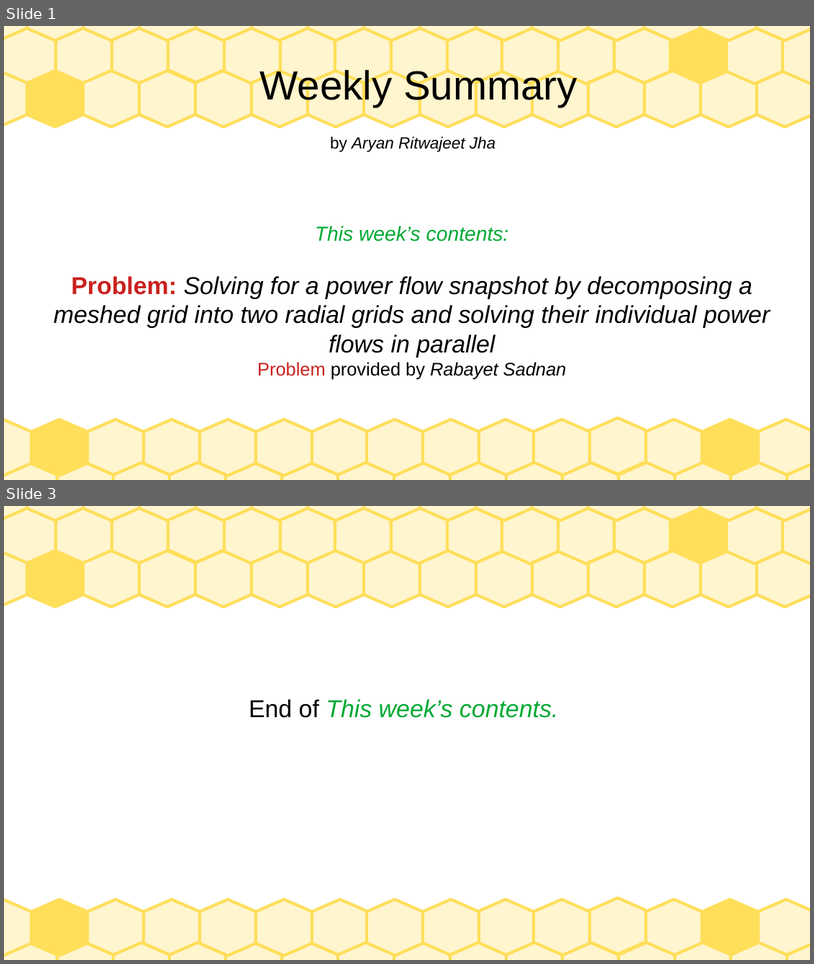
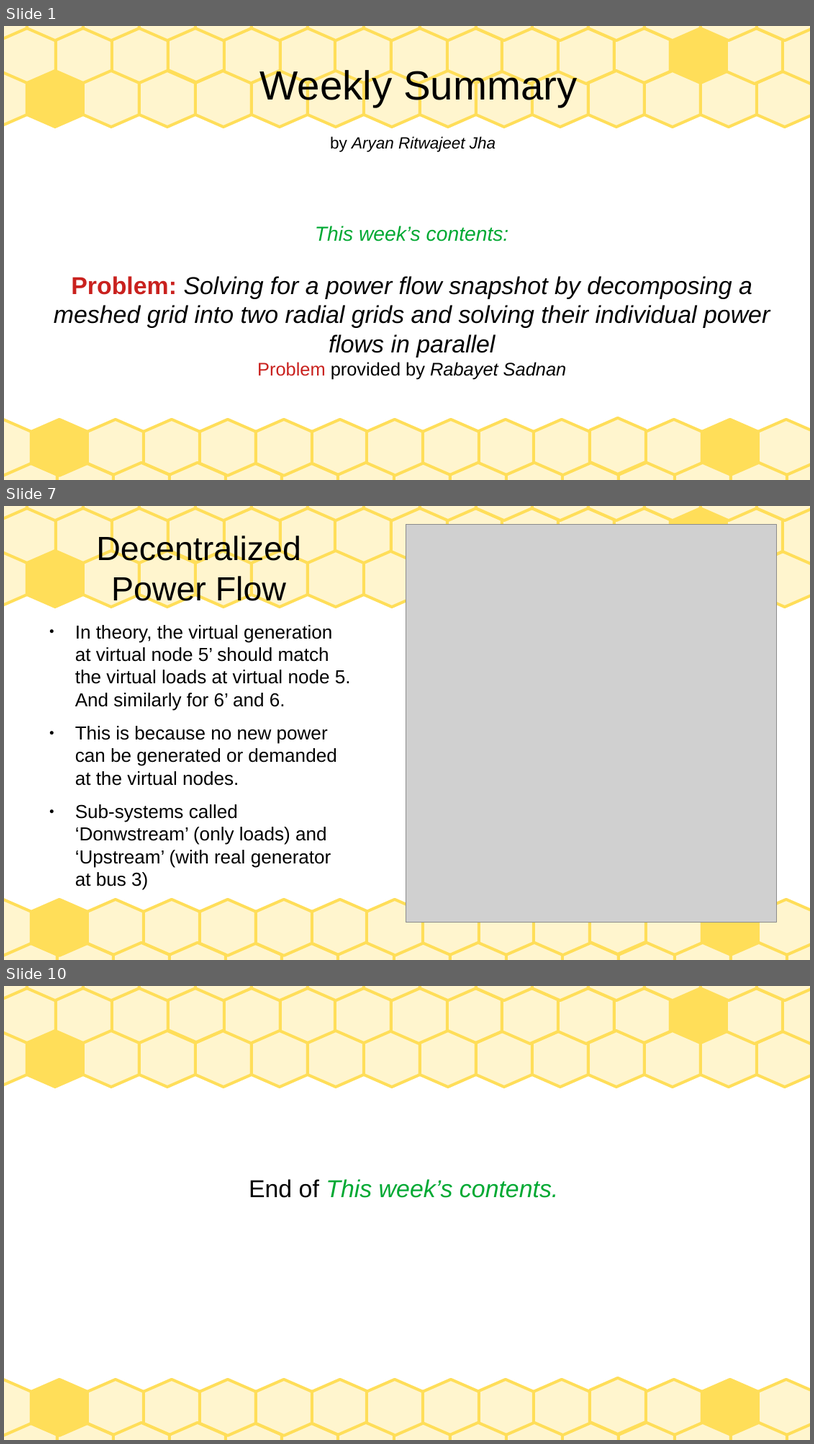
Before and after one commit to Realife-Brahmin/OriginalDocsHub, a slide deck: research_showcase/weeklyPresentation_aryan_ritwajeet_jha.odp. Shown one above the other, each under a label of ours: slides 1 and 3 before the commit, slides 1, 7 and 10 after it; the slides between them are not shown. The pictures are 814x964 and 814x1444 pixels, drawn with LibreOffice and Linux fonts; fonts in the diff are those of the drawing; grey boxes stand for pictures. Boxes give left, top, right and bottom in pixels: in the first picture for what was removed or moved away, otherwise in the second. Text is boxed around its words. In the diff, an @@ line names an element or a change of style, - is before the commit and + after.

```diff
--- a/research_showcase/weeklyPresentation_aryan_ritwajeet_jha.odp
+++ b/research_showcase/weeklyPresentation_aryan_ritwajeet_jha.odp
@@ slide 7 added at <box>4,506,810,960</box>, background #FFFFFF; not listed: 69 template elements that a slide beside it also shows @@
@@ picture added at <box>406,524,777,921</box> @@
@@ title added at <box>96,533,301,607</box>, 33 pt, text #000000 @@
+Decentralized Power Flow
@@ text added at <box>75,625,351,867</box>, 18.5 pt, text #000000 @@
+● In theory, the virtual generation at virtual node 5’ should match the virtual loads at virtual node 5. And similarly for 6’ and 6.
+● This is because no new power can be generated or demanded at the virtual nodes.
+● Sub-systems called ‘Donwstream’ (only loads) and ‘Upstream’ (with real generator at bus 3)
@@ what was slide 3 is now slide 10 @@
```
Also in this commit, not shown: 7 other slides added, 1 slide removed, 2 other files.
